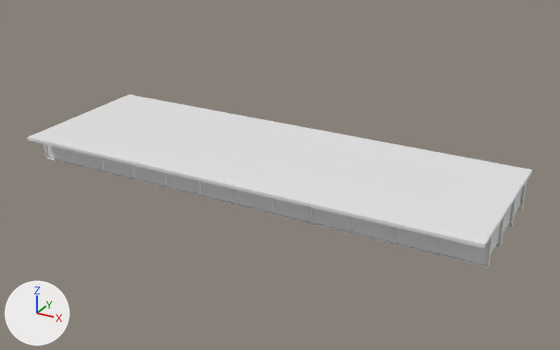
An edit to the OBJ model IFC/Steel/Mumbai/Sup_Str/M_35_3L_NF_S/model.obj, drawn before and after from the same camera.
One viewpoint serves both versions: a 50 mm camera at (43.4, -45.2, 22.3) aimed at (18.5, 0.1, -0.3). The axes (+X, +Y, +Z) are drawn at lower left. The lights are the same throughout. The older version comes first. Where no turn or scale is listed for an object, it has been applied to the vertices. Vertices at exactly the same position are counted once.

Objects in the first picture: 'model'.
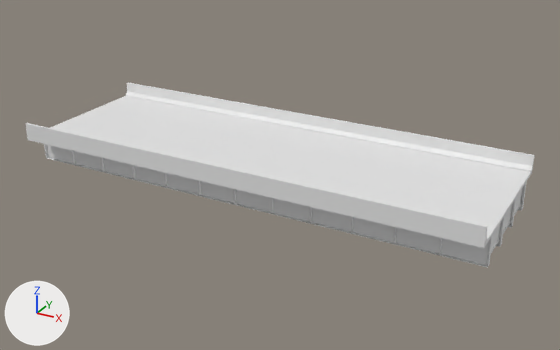
Boxes (x1, y1, x2, y2) around the edits, measured in the pictures (560 x 350 px):
'model', reshaped (7% taller)
    before: (27, 95, 532, 268)
    after: (26, 83, 534, 268)
part 1 of me_model, added
    after: (26, 83, 534, 244)

What changed in the scene script:
```text
Change me_model:
    used by ob_model
    remove me_model.from_pydata(...)  # 2432 vertices, 4284 faces; spans x 0.0..35.0, y -6.1..6.1, z -1.1..1.3
    add me_model.from_pydata(...)  # 2464 vertices, 4330 faces; spans x 0.0..35.0, y -6.1..6.1, z -1.1..2.4
    me_model part 1
    18 vertices are added at x 0.0..35.0, y -6.1..6.1, z 1.3..2.4
    14 new vertices lie (35.0, 0.0, 0.0) away from vertices in x 0.0, y -5.9..5.9, z 1.3..2.4
    46 new faces join them
```
